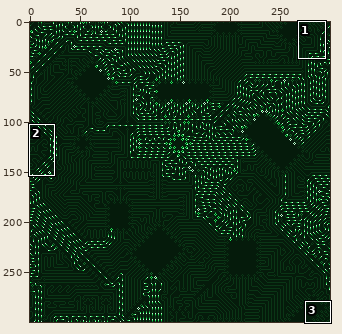
Sprite sheet, stored at src/circuit_bg/circuit_f4.png. Above: a wide view before the commit, with the close-up outlined.
Close-up. Before the commit:
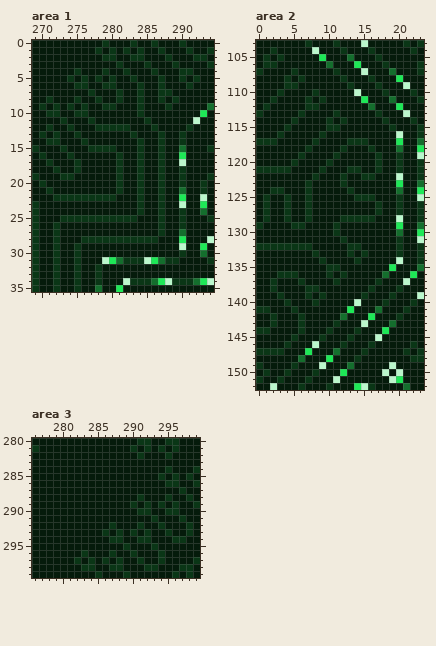
The file is 300x300 pixels. Colours within 5 levels of each other are drawn and written as one. Shown: area 1: x 269..294, y 0..35; area 2: x 0..23, y 103..152; area 3: x 276..299, y 280..299. The commit also changed other parts of the picture, which this record leaves out.
Once edited:
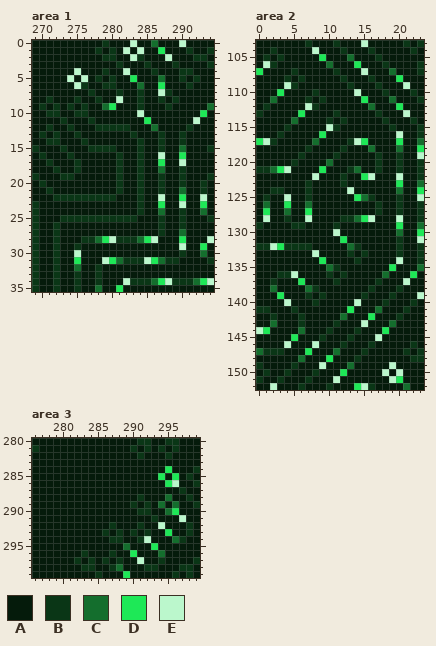
Palette (. is transparent): A #051b0b  B #0a3616  C #146e2d  D #1ee857  E #bbf7cc
Changes in this commit:
--- area 1
@@ x 269..294 @@
- 0 AAAAAAAAAABAAABAABAAABAAAA
- 1 AAAAAAAAABABABABAABAAABAAB
- 2 AAAAAAAAAABBAABBAAABAAABBA
+ 0 AAAAAAAAAABAAAEAACAAAEAAAA
+ 1 AAAAAAAAABABAEAEAADAAABAAB
+ 2 AAAAAAAAAABBAAEBAAAEAAABBA
  3 AAAAAAAAAAAABAAABAAABAAAAB
- 4 AAAAAABAAABAABAAABAAABBAAA
- 5 AAAAABABABABAABAAABAABABAA
- 6 AAAAAABBAABBAAABAABAAABAAA
- 7 AAAAAAAABAAABAABAABBAAAAAA
- 8 AABAAABAABAABAABAABABAAAAA
- 9 ABABABABAABBAAABAAABAAAAAC
-10 AABBAABBAAAAAAABAAAAAAAADA
-11 AAAABAAABAAAAAAABAAAAAAEAA
-12 AABAABAAABBBBBAAABAAAABAAA
+ 4 AAAAAAEAAABAAEAAABAAABBAAA
+ 5 AAAAAEAEABABAADAAACAABABAA
+ 6 AAAAAAEBAABBAAACAADAAABAAA
+ 7 AAAAAAAABAAABAABAAEBAAAAAA
+ 8 AABAAABAABAAEAABAABABAAAAA
+ 9 ABABABABAACDAAABAAABAAAAAC
+10 AABBAABBAAAAAAAEAAAAAAAADA
+11 AAAABAAABAAAAAAADAAAAAAEAA
+12 AABAABAAABBBBBAAACAAAABAAA
 13 ABABAABAAAAAAABAAABAABAAAA
@@ x 285..289 @@
 15 AABAA
-16 AABAA
-17 AABAA
-18 AABAA
+16 AAEAA
+17 AADAA
+18 AACAA
 19 AABAA
@@ x 285..289 @@
 21 AABAA
-22 AABAA
-23 AABAA
-24 AABAA
+22 AAEAA
+23 AADAA
+24 AACAA
 25 AABAA
@@ x 273..288 @@
 27 AAAAAAAAAAAAAABA
-28 AAABBBBBBBBBBBAA
+28 AAABBCDEBBBCDEAA
 29 AABAAAAAAAAAAAAA
-30 AABAAAAAAAAAAAAA
-31 AABAAAEDCBBBEDCB
-32 AABAABAAAAAAAAAA
+30 AAEAAAAAAAAAAAAA
+31 AADAAAEDCBBBEDCB
+32 AACAABAAAAAAAAAA
 33 AABAABAAAAAAAAAA
--- area 2
@@ x 0..23 @@
 105 ABABAAAAADAAACAAABAAAAAA
-106 ABBAAAAAAACAAADAAABAAAAB
-107 BAAAABAAAAABAAAEAAACAAAB
+106 AEBAAAAAAACAAADAAABAAAAB
+107 DAAAABAAAAABAAAEAAACAAAB
 108 AAAABABAAAAABAAABAAADAAA
-109 AAAABBAAAAAAABAAABAAAEAA
-110 AAABAAAABAAAAAEAAABAAABA
-111 AABAAAABABAAAAADAAACAAAB
-112 ABAAAAABBAAAAAAACAAADAAA
-113 BAAAAABAAAABAAAAABAAAEAA
-114 AAAAABAAAABABAAAAABAAABA
-115 AAAABAAAAABBAAAAAAABAAAB
-116 AAABAAAAABAAAAAAAAAAEAAB
-117 BBBAAAAABAAAABBBAAAADAAC
-118 AAAAAAABAAAABAAABAAACAAD
+109 AAAAEBAAAAAAABAAABAAAEAA
+110 AAADAAAABAAAAAEAAABAAABA
+111 AACAAAABABAAAAADAAACAAAB
+112 ABAAAAAEBAAAAAAACAAADAAA
+113 BAAAAADAAAABAAAAABAAAEAA
+114 AAAAACAAAABABAAAAABAAABA
+115 AAAABAAAAAEBAAAAAAABAAAB
+116 AAABAAAAADAAAAAAAAAAEAAB
+117 DEBAAAAACAAAABEDAAAADAAC
+118 AAAAAAABAAAABAAACAAACAAD
 119 AAAAAABAAAABAAAAABAABAAE
-120 AAAAABAAAABAAAAAABAABAAB
-121 BBBBBAAAABAAABBAABAABAAB
-122 AAAAAAAABAAABAABBAAAEAAB
+120 AAAAABAAAACAAAAAABAABAAB
+121 BBCDEAAAADAAABCAABAABAAB
+122 AAAAAAAAEAAABAADEAAAEAAB
 123 AAAAAAABAAAABAAAAAAADAAC
-124 AABBAAABAAAAABAAAAAACAAD
-125 ABAABAABAAAAAABBBAAABAAE
-126 ABAABAABAAAAAAAAABAABAAB
-127 ABAABAABAAAAAAAAABAABAAB
-128 ABAABAABAAAABBBBBAAAEAAB
+124 AABBAAABAAAAAEAAAAAACAAD
+125 ABAAEAABAAAAAADCBAAABAAE
+126 ACAADAACAAAAAAAAABAABAAB
+127 ADAACAADAAAAAAAAABAABAAB
+128 AEAABAAEAAAABBCDEAAAEAAB
 129 BAAAABBAAAABAAAAAAAADAAC
-130 AAAAAAAAAAABAAAAAAAACAAD
-131 AAAAAAAAAAAABAAAAAAABAAE
-132 BBBBBBBBAAAAABBAAAAABAAB
-133 AAAAAAAABAAAABABAAAABAAB
-134 AAAAAAAAABAAAABAAAAAEAAB
-135 AAAAAAAAAABBAAAAAAADAAAC
-136 AAABBBAAAABABAAAAACAAADA
-137 AABAAABAAAABAAAAABAAAEAA
-138 AABAAAABBAAAAAAABAAABAAA
-139 AAABAAABABAAAAABAAABAAAE
-140 AAAABAAABAAAAAEAAABAAABA
+130 AAAAAAAAAAAEAAAAAAAACAAD
+131 AAAAAAAAAAAADAAAAAAABAAE
+132 BBEDBBBBAAAAACBAAAAABAAB
+133 AAAAAAAAEAAAABABAAAABAAB
+134 AAAAAAAAADAAAABAAAAAEAAB
+135 AAAAAAAAAACBAAAAAAADAAAC
+136 AAABBEAAAABABAAAAACAAADA
+137 AABAAADAAAABAAAAABAAAEAA
+138 AACAAAACBAAAAAAABAAABAAA
+139 AAADAAABABAAAAABAAABAAAE
+140 AAAAEAAABAAAAAEAAABAAABA
 141 BBAAABAAAAAAADAAACAAABAA
 142 AABAAABAAAAACAAADAAABAAA
-143 AABAAABAAAABAAAEAAACAAAA
-144 BBAAAABAAABAAABAAADAAAAA
-145 AAAAABAAABAAABAAAEAAAAAA
-146 AAAABAAAEAAABAAABAAAAABA
-147 BBBBAAADAAACAAABAAAAABAB
+143 AACAAABAAAABAAAEAAACAAAA
+144 EDAAAACAAABAAABAAADAAAAA
+145 AAAAADAAABAAABAAAEAAAAAA
+146 AAAAEAAAEAAABAAABAAAAABA
+147 CBBBAAADAAACAAABAAAAABAB
 148 AAAAAACAAADAAABAAAAAAABB
--- area 3
@@ x 286..299 @@
 283 AAAAAAAAAAAAAA
-284 AAAAAAAAABAAAB
-285 AAAAAAAABABABA
-286 AAAAAAAAABBAAB
+284 AAAAAAAAADAAAB
+285 AAAAAAAADADABA
+286 AAAAAAAAADEAAB
 287 AAAAAAAAAAABAA
-288 AAAAABAAABAABA
-289 AAAABABABABAAB
-290 AAAAABBAABBAAA
-291 AAAAAAABAAABAA
-292 ABAAABAABAAABA
-293 BABABABAABAABA
-294 ABBAABBAAABBAA
-295 AAABAAABAAAAAA
-296 ABAABAAABAAAAA
-297 BABAABAABAAAAB
-298 ABBAAABBAAABBA
-299 AAABAAAAAABABA
+288 AAAAABAAACAABA
+289 AAAABABACACAAB
+290 AAAAABBAACDAAA
+291 AAAAAAABAAAEAA
+292 ABAAABAAEAAABA
+293 BABABABAADAABA
+294 ABBAABEAAACBAA
+295 AAACAAADAAAAAA
+296 ABAADAAACAAAAA
+297 BABAAEAABAAAAB
+298 ABCAAABBAAABBA
+299 AAADAAAAAABABA
